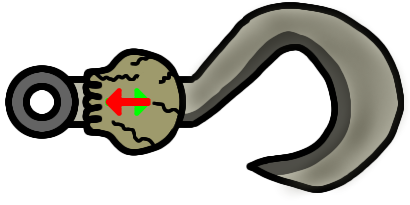
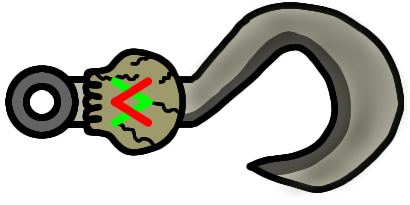
Layered file, before and after one edit (410px x 205px). Changes by layer:
pixels changed over box(105, 77, 153, 127) (layer not identified)